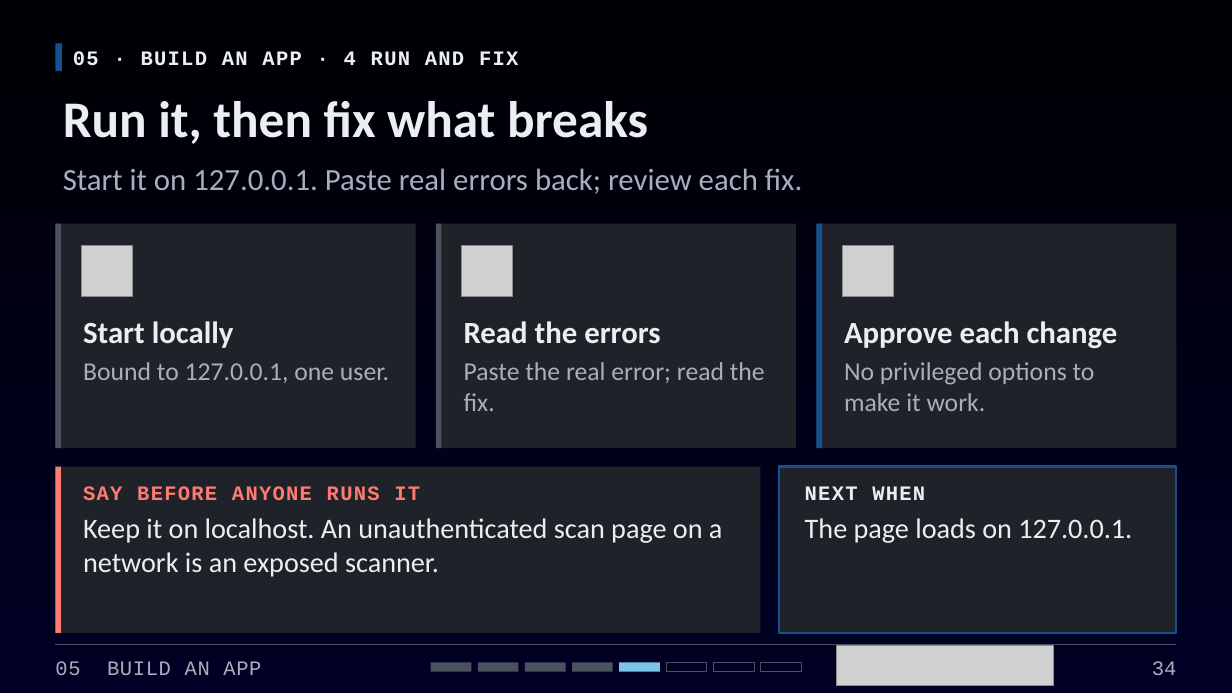
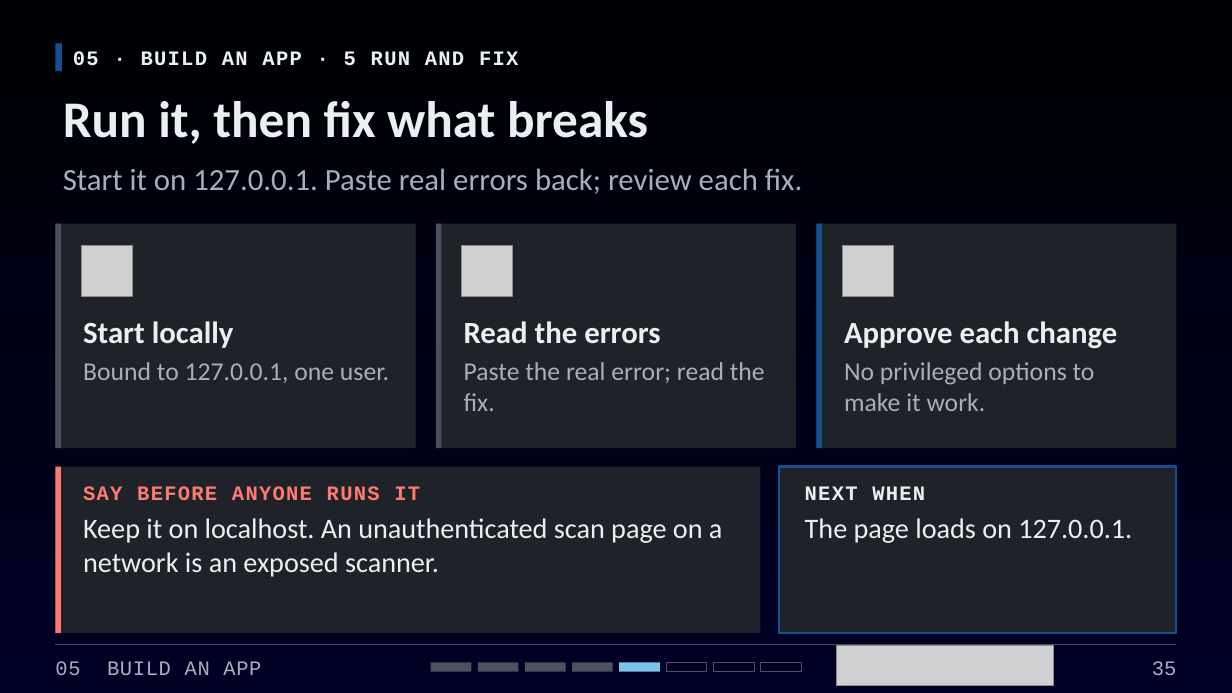
Before and after one commit to OCDEkr/Cite-Talk-2026, a slide deck: slide 35 of CITE-2026-AI-Cybersecurity-Workshop.pptx (slide 34 before the commit). Drawn at 1232x693 pixels with LibreOffice and Linux fonts; fonts in the diff are those of the drawing; grey boxes stand for pictures. Boxes give left, top, right and bottom in pixels: in the first picture for what was removed or moved away, otherwise in the second. Text is boxed around its words. In the diff, an @@ line names an element or a change of style, - is before the commit and + after.

```diff
--- a/CITE-2026-AI-Cybersecurity-Workshop.pptx
+++ b/CITE-2026-AI-Cybersecurity-Workshop.pptx
@@ text at [73,51,518,66]: text changed @@
-05 · BUILD AN APP · 4 RUN AND FIX
+05 · BUILD AN APP · 5 RUN AND FIX
@@ page number at [1152,661,1177,675]: text changed @@
-34
+35
```
Also in this commit, not shown: 4 other slides changed, 1 slide added, 4 other files.
